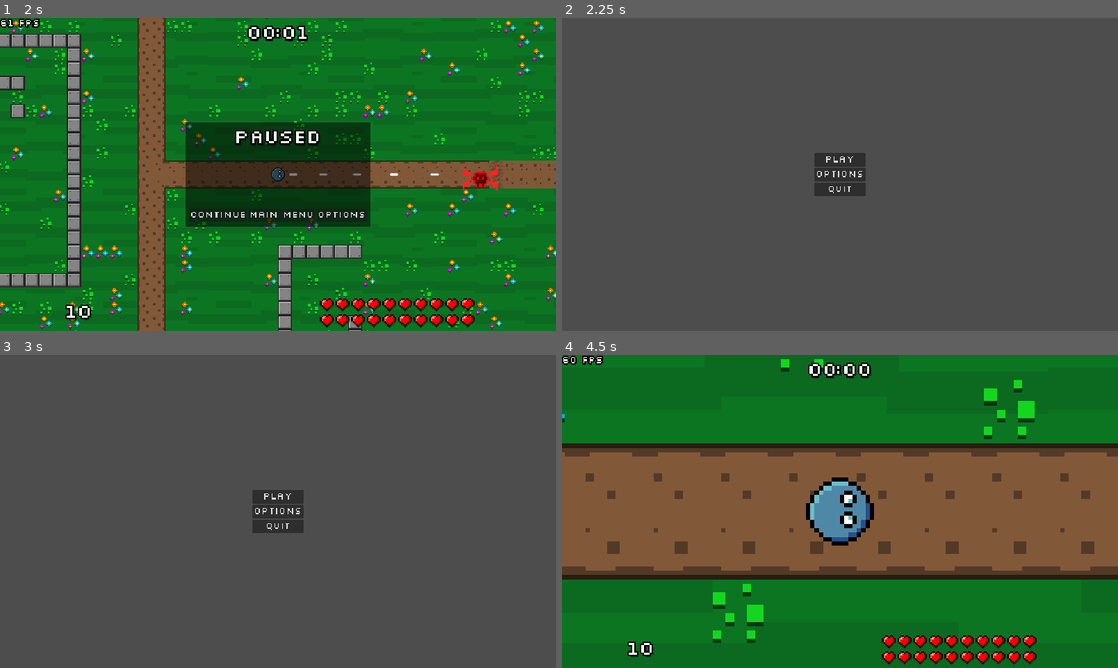
Above: before the commit, frames 1-4 (two rows, left to right).
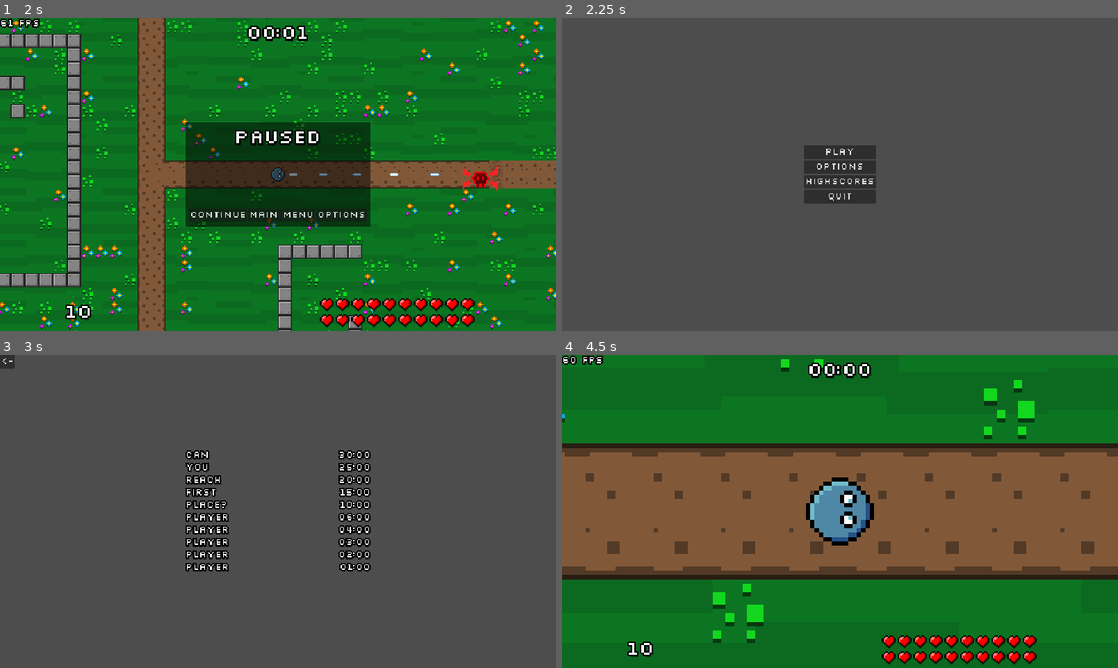
Above: after the commit, the same moments.

Repository: veprogames/top-down-incremental
Game: Godot game, scene res://level/level.tscn
Two runs of this game, one before a commit and one after it. Both use one fixed random seed, a clock stepped at 60 frames per second and the inputs below.
Inputs (mouse positions are in pixels of both pictures, inside the frame that each line leads up to):
- Up to frame 1 (2 s): move the mouse to (305, 174) at 0.52 s; move the mouse to (250, 174) at 1.27 s; hold Escape (game_back) from 1.28 s (still down)
- Up to frame 2 (2.25 s): release Escape (game_back) at 2 s; click "Main Menu" at 2 s
- Up to frame 3 (3 s): click (278, 517) at 2.75 s, where only the run after the commit has a clickable "Highscores"
- Up to frame 4 (4.5 s): click (567, 361) at 3.5 s, where only the run after the commit has a clickable "<-"; click "Play" at 4.25 s

Frame 1 is identical in both runs. In frame 2, 1.4% of the frame differs, in the area x 43-57%, y 40-60%; in frame 3, 4.3%, in the area x 0-67%, y 0-70%; in frame 4, nothing differs.

Commit message:
add highscore menu/scene

Diff:
--- /dev/null
+++ b/highscore/highscore_menu.gd
@@ -0,0 +1,11 @@
+class_name HighscoreMenu
+extends Node2D
+
+@onready var ui_highscore_list: UIHighscoreList = $CanvasLayer/CenterContainer/UIHighscoreList
+
+func _ready() -> void:
+	ui_highscore_list.list = Game.highscores
+
+
+func _on_button_back_pressed() -> void:
+	get_tree().change_scene_to_file("res://main_menu/main_menu.tscn")
--- /dev/null
+++ b/highscore/highscore_menu.tscn
@@ -0,0 +1,28 @@
+[gd_scene load_steps=3 format=3 uid="uid://btkmxagvw6xom"]
+
+[ext_resource type="Script" path="res://highscore/highscore_menu.gd" id="1_prrkh"]
+[ext_resource type="PackedScene" uid="uid://dhqwb1lmxih46" path="res://highscore/ui_highscore_list.tscn" id="1_xhihs"]
+
+[node name="HighscoreMenu" type="Node2D"]
+script = ExtResource("1_prrkh")
+
+[node name="CanvasLayer" type="CanvasLayer" parent="."]
+
+[node name="ButtonBack" type="Button" parent="CanvasLayer"]
+offset_right = 8.0
+offset_bottom = 8.0
+text = "<-"
+
+[node name="CenterContainer" type="CenterContainer" parent="CanvasLayer"]
+anchors_preset = 15
+anchor_right = 1.0
+anchor_bottom = 1.0
+grow_horizontal = 2
+grow_vertical = 2
+mouse_filter = 2
+
+[node name="UIHighscoreList" parent="CanvasLayer/CenterContainer" instance=ExtResource("1_xhihs")]
+layout_mode = 2
+mouse_filter = 2
+
+[connection signal="pressed" from="CanvasLayer/ButtonBack" to="." method="_on_button_back_pressed"]
--- a/main_menu/main_menu.gd
+++ b/main_menu/main_menu.gd
@@ -14,3 +14,7 @@
 
 func _on_button_options_pressed() -> void:
 	canvas_layer.add_child(OptionsMenu.create())
+
+
+func _on_button_highscores_pressed() -> void:
+	get_tree().change_scene_to_file("res://highscore/highscore_menu.tscn")
--- a/main_menu/main_menu.tscn
+++ b/main_menu/main_menu.tscn
@@ -28,10 +28,15 @@
 layout_mode = 2
 text = "Options"
 
+[node name="ButtonHighscores" type="Button" parent="CanvasLayer/VBoxContainer"]
+layout_mode = 2
+text = "Highscores"
+
 [node name="ButtonQuit" type="Button" parent="CanvasLayer/VBoxContainer"]
 layout_mode = 2
 text = "Quit"
 
 [connection signal="pressed" from="CanvasLayer/VBoxContainer/ButtonPlay" to="." method="_on_button_play_pressed"]
 [connection signal="pressed" from="CanvasLayer/VBoxContainer/ButtonOptions" to="." method="_on_button_options_pressed"]
+[connection signal="pressed" from="CanvasLayer/VBoxContainer/ButtonHighscores" to="." method="_on_button_highscores_pressed"]
 [connection signal="pressed" from="CanvasLayer/VBoxContainer/ButtonQuit" to="." method="_on_button_quit_pressed"]
